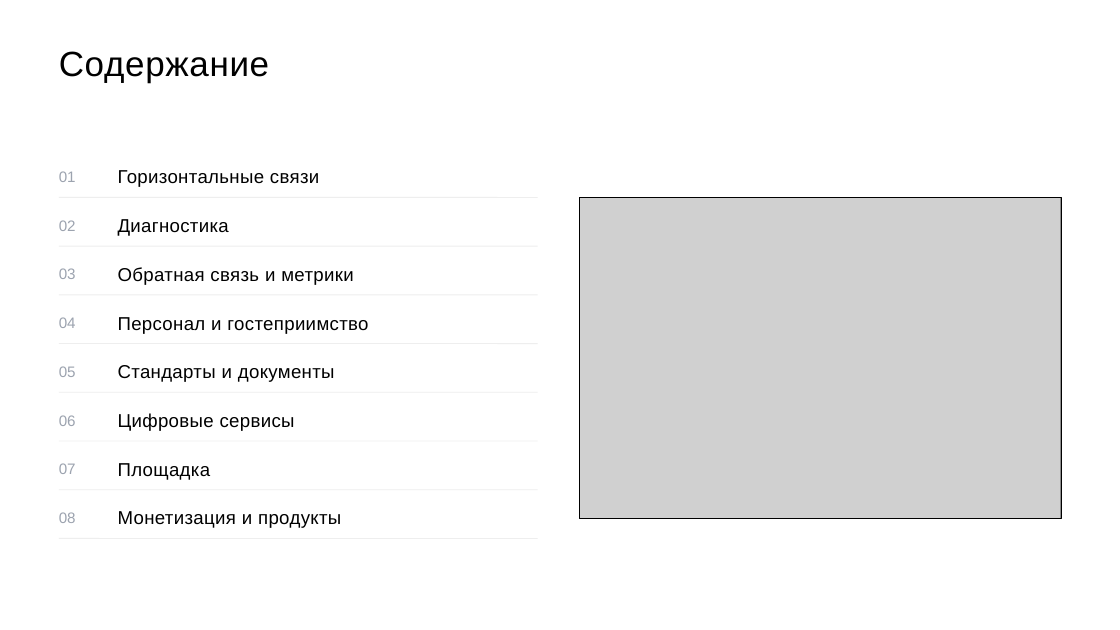
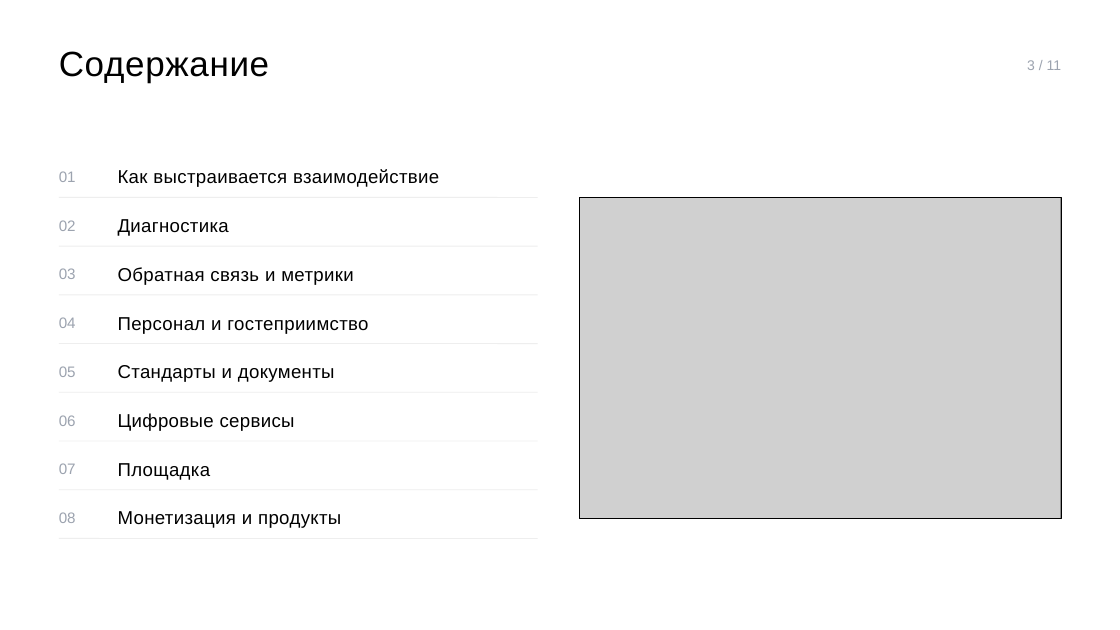
Before and after one commit to skrasin/ges-2, a slide deck: slide 3 of docs/strategy/ges2-service-cx-proposal.pptx. Drawn at 1120x630 pixels with LibreOffice and Linux fonts; fonts in the diff are those of the drawing; grey boxes stand for pictures. Boxes give left, top, right and bottom in pixels: in the first picture for what was removed or moved away, otherwise in the second. Text is boxed around its words. In the diff, an @@ line names an element or a change of style, - is before the commit and + after.

```diff
--- a/docs/strategy/ges2-service-cx-proposal.pptx
+++ b/docs/strategy/ges2-service-cx-proposal.pptx
@@ text added at [1027,60,1062,70], 12 pt, text #9CA3AF @@
+3 / 11
@@ text at [118,169,439,187]: text changed @@
-Горизонтальные связи
+Как выстраивается взаимодействие
```
Also in this commit, not shown: 8 other slides changed, 1 slide added, 1 slide removed, 2 other files.
